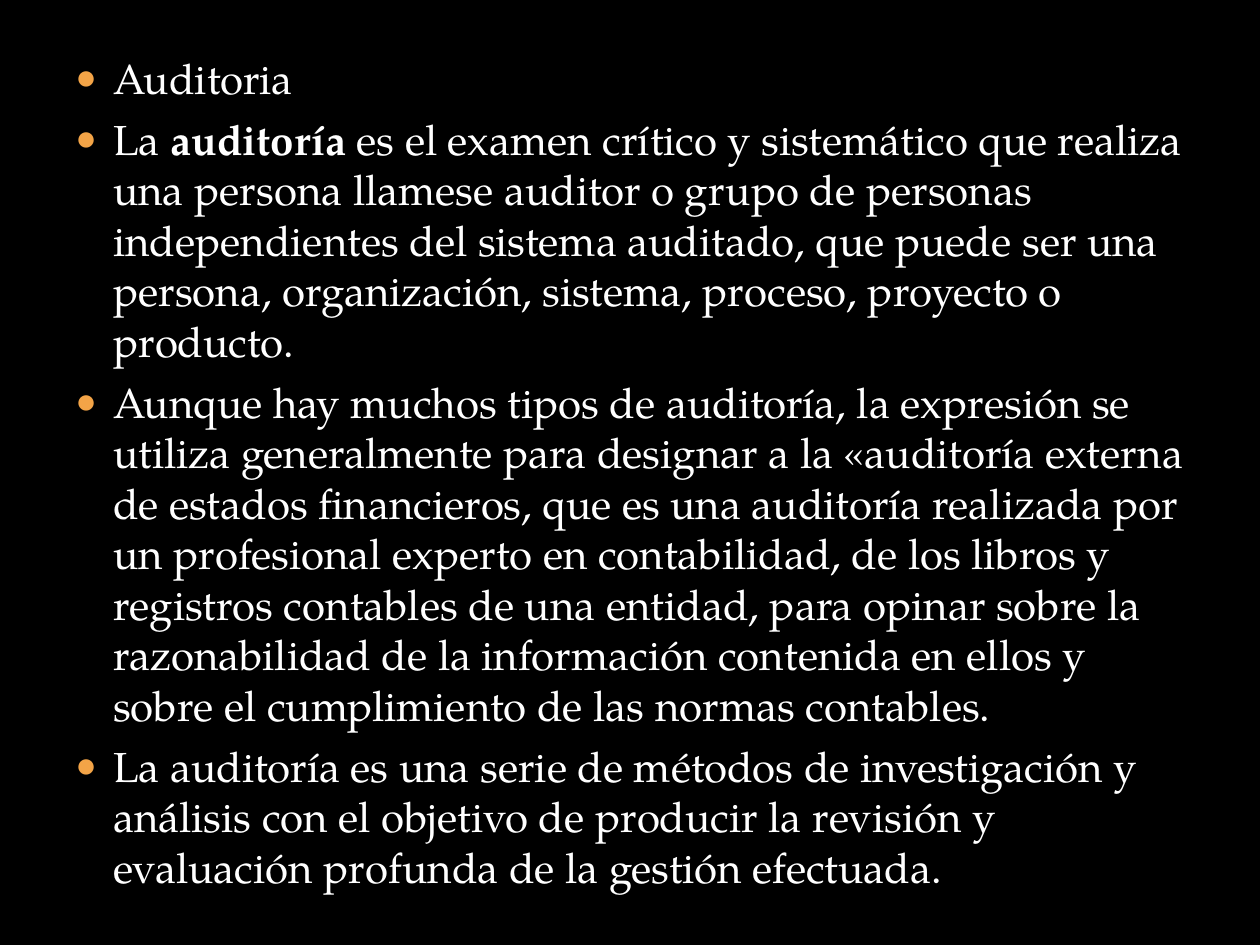
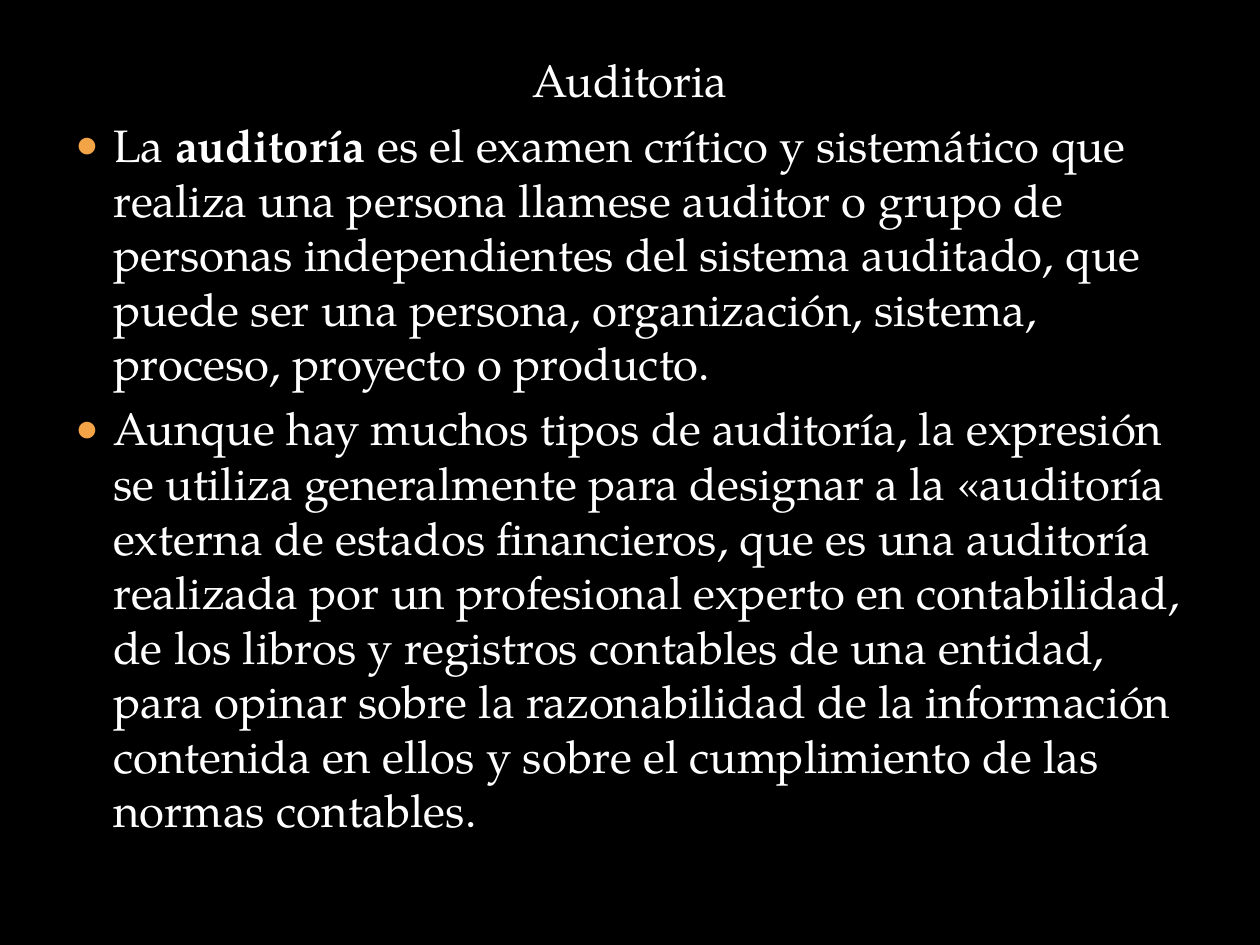
Before and after one commit to lc850/auditoria, a slide deck: slide 2 of HECTOR.pptx. Drawn at 1260x945 pixels with LibreOffice and Linux fonts; fonts in the diff are those of the drawing; background and template pictures are left out. Boxes give left, top, right and bottom in pixels: in the first picture for what was removed or moved away, otherwise in the second. Text is boxed around its words. In the diff, an @@ line names an element or a change of style, - is before the commit and + after.

```diff
--- a/HECTOR.pptx
+++ b/HECTOR.pptx
@@ text "Auditoria" at box(113, 64, 1179, 828): size 24.1 to 26 pt; alignment left to centre; bullet ● to none @@
@@ text at box(113, 751, 1136, 895): paragraph removed @@
-● La auditoría es una serie de métodos de investigación y análisis con el objetivo de producir la revisión y evaluación profunda de la gestión efectuada.
```
Also in this commit, not shown: 1 slide added, 1 slide removed.
